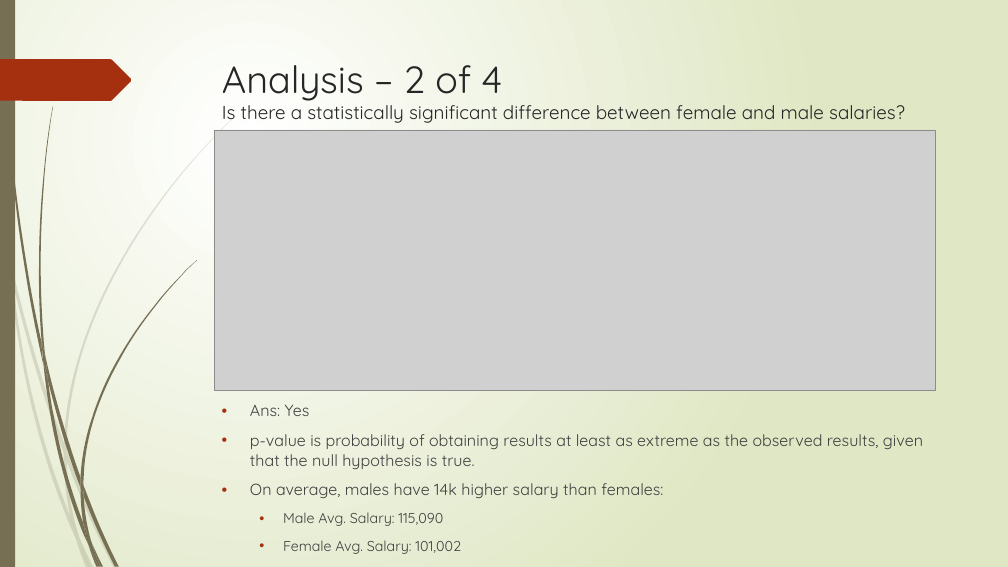
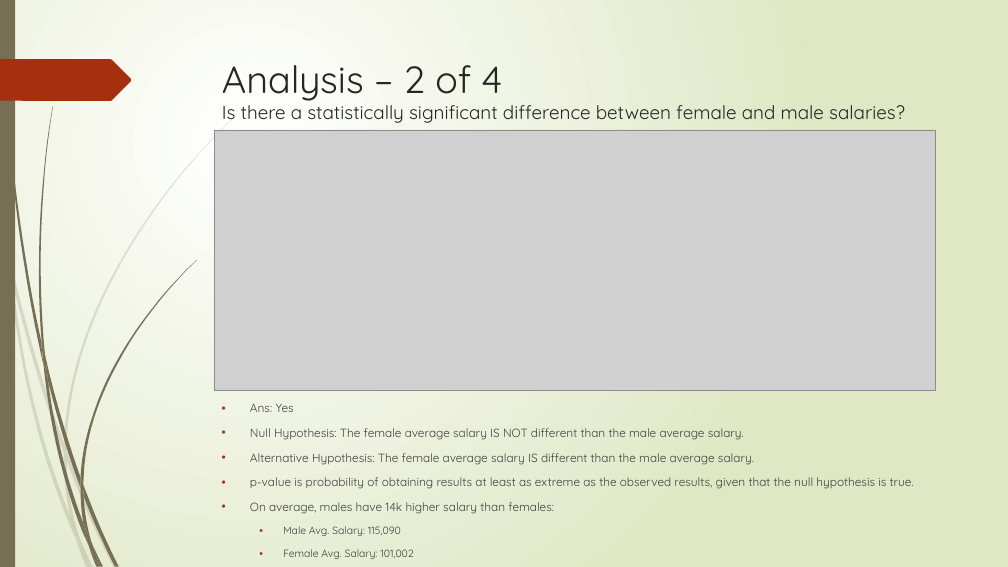
Before and after one commit to irtizak/salaries, a slide deck: slide 4 of Presentation.pptx. Drawn at 1008x567 pixels with LibreOffice and Linux fonts; fonts in the diff are those of the drawing; grey boxes stand for pictures. Boxes give left, top, right and bottom in pixels: in the first picture for what was removed or moved away, otherwise in the second. Text is boxed around its words. In the diff, an @@ line names an element or a change of style, - is before the commit and + after.

Commit message:
Defined null and alternate hypothesis in presentation. Added slide for sampling technique

```diff
--- a/Presentation.pptx
+++ b/Presentation.pptx
@@ text at [250,404,914,536]: size 15.3 to 11.2 pt in "Ans: Yes", "p-value is probability of obtaining results at ...", "On average, males have 14k higher salary ..."; size 13.6 to 10 pt in "Male Avg. Salary: 115,090", "Female Avg. Salary: 101,002" @@
@@ text at [250,428,754,465]: paragraphs added @@
+• Null Hypothesis: The female average salary IS NOT different than the male average salary.
+• Alternative Hypothesis: The female average salary IS different than the male average salary.
```
Also in this commit, not shown: 1 other slide changed, 1 other file.
